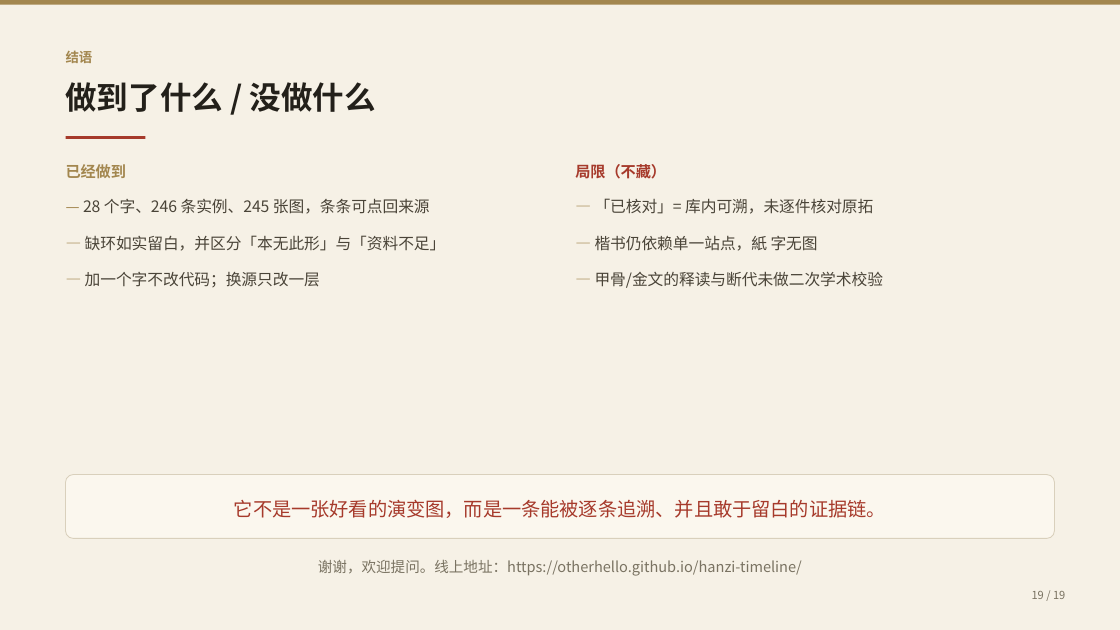
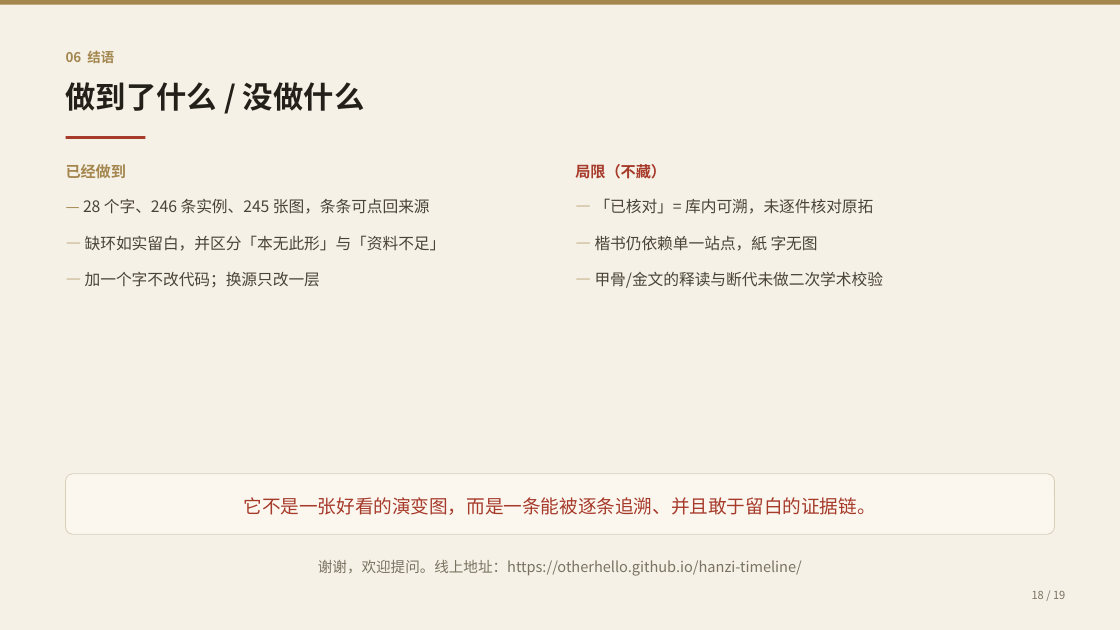
Before and after one commit to Otherhello/hanzi-timeline, a slide deck: slide 18 of docs/汉字字形演变证据链-汇报提纲.pptx (slide 19 before the commit). Drawn at 1120x630 pixels with LibreOffice and Linux fonts; fonts in the diff are those of the drawing. Boxes give left, top, right and bottom in pixels: in the first picture for what was removed or moved away, otherwise in the second. Text is boxed around its words. In the diff, an @@ line names an element or a change of style, - is before the commit and + after.

```diff
--- a/docs/汉字字形演变证据链-汇报提纲.pptx
+++ b/docs/汉字字形演变证据链-汇报提纲.pptx
@@ text at box(66, 51, 114, 63): text changed @@
-结语
+06 结语
@@ text "做到了什么 / 没做什么" at box(66, 82, 364, 111): size 27 to 26 pt @@
@@ rounded rectangle "它不是一张好看的演变图，而是一条能被逐条追溯、并且敢于留白的证据链。": place and size @@
-rounded rectangle "它不是一张好看的演变图，而是一条能被逐条追溯、并且敢于留白的证据链。" at box(66, 475, 1054, 539)
+rounded rectangle "它不是一张好看的演变图，而是一条能被逐条追溯、并且敢于留白的证据链。" at box(66, 474, 1054, 534)
@@ rounded rectangle "它不是一张好看的演变图，而是一条能被逐条追溯、并且敢于留白的证据链。" at box(66, 474, 1054, 534): size 16.5 to 16 pt @@
@@ text at box(1032, 591, 1065, 599): text changed @@
-19 / 19
+18 / 19
```
Also in this commit, not shown: 16 other slides changed, 2 slides added, 2 slides removed, 2 other files.
